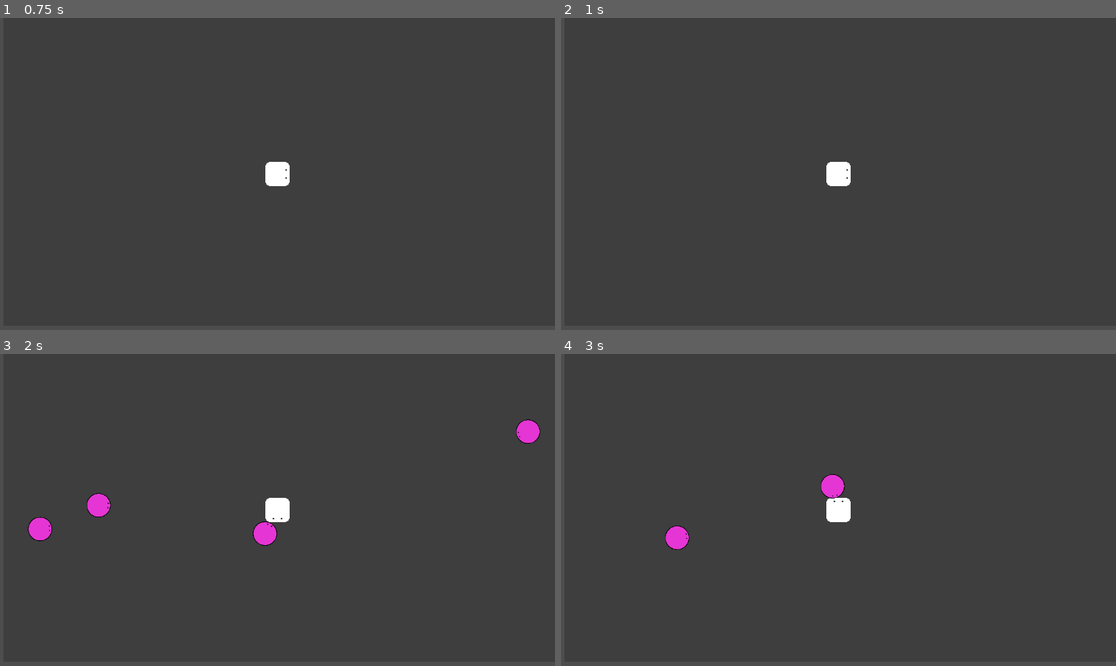
Above: before the commit, frames 1-4 (two rows, left to right).
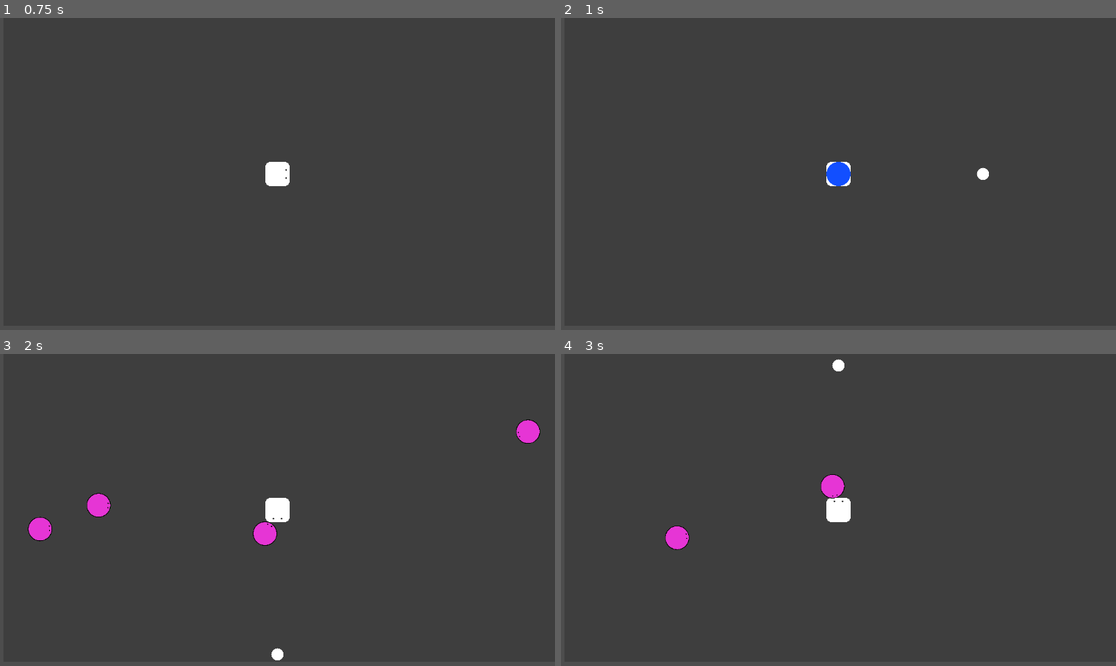
Above: after the commit, the same moments.

Repository: YamatoRyukyu/Unordered
Game: Godot game, scene res://Scenes/survive_game.tscn
Two runs of this game, one before a commit and one after it. Both use one fixed random seed, a clock stepped at 60 frames per second and the inputs below. Before the commit the project has no main scene; this scene is started directly in both runs.
Inputs:
- Up to frame 1 (0.75 s): tap Enter at 0.5 s; hold Right (move_right) from 0.53 s (still down)
- Up to frame 2 (1 s): keep holding Right (move_right)
- Up to frame 3 (2 s): release Right (move_right) at 1.28 s; hold Down (move_down) from 1.28 s (still down)
- Up to frame 4 (3 s): release Down (move_down) at 2.03 s; hold Right (move_right) 2.03-2.78 s; hold Up (move_up) from 2.78 s (still down)

Frame 1 is identical in both runs. In frame 2, 0.3% of the frame differs, in the area x 47-78%, y 46-54%; in frame 3, less than 0.1%; in frame 4, less than 0.1%.

Commit message:
[fix]action base complete

Diff:
--- /dev/null
+++ b/Datas/Action_Data.gd
@@ -0,0 +1,5 @@
+extends Resource
+class_name ActionData
+
+@export var name:String
+@export var action_scene:PackedScene
--- /dev/null
+++ b/Scenes/ActionDatas/Canon/canon.gd
@@ -0,0 +1,23 @@
+extends Area2D
+
+@export var base_attack_distance:float
+@export var attack_speed: float
+
+var marker
+var canon_ball
+
+func _ready() -> void:
+	marker =$TargetPoint
+	canon_ball =$CollisionShape2D
+
+	set_attack_distance()
+
+func set_attack_distance():
+	marker.position.x = base_attack_distance
+
+func _physics_process(delta):
+	var direction = (marker.global_position - canon_ball.global_position).normalized()
+	canon_ball.global_position += direction * attack_speed * get_process_delta_time()
+
+	if canon_ball.position.x >= base_attack_distance:
+		queue_free()
--- /dev/null
+++ b/Scenes/ActionDatas/Canon/canon.tres
@@ -0,0 +1,10 @@
+[gd_resource type="Resource" script_class="ActionData" load_steps=3 format=3 uid="uid://c8176ogcufrhg"]
+
+[ext_resource type="Script" uid="uid://cqwhybigt83k6" path="res://Datas/Action_Data.gd" id="1_1rkpc"]
+[ext_resource type="PackedScene" uid="uid://cdocjwcng03st" path="res://Scenes/ActionDatas/Canon/canon_ball.tscn" id="1_wbip4"]
+
+[resource]
+script = ExtResource("1_1rkpc")
+name = "Canon"
+action_scene = ExtResource("1_wbip4")
+metadata/_custom_type_script = "uid://cqwhybigt83k6"
--- /dev/null
+++ b/Scenes/ActionDatas/Canon/canon_ball.tscn
@@ -0,0 +1,28 @@
+[gd_scene load_steps=4 format=3 uid="uid://cdocjwcng03st"]
+
+[ext_resource type="Texture2D" uid="uid://cvb3hj6o5l215" path="res://Pictures/circul.png" id="1_ffy4o"]
+[ext_resource type="Script" uid="uid://blrn1pynskhhu" path="res://Scenes/ActionDatas/Canon/canon.gd" id="1_gsoyl"]
+
+[sub_resource type="CircleShape2D" id="CircleShape2D_gsoyl"]
+radius = 255.50146
+
+[node name="canon" type="Area2D"]
+scale = Vector2(0.1, 0.1)
+collision_layer = 8
+collision_mask = 4
+script = ExtResource("1_gsoyl")
+base_attack_distance = 3000.0
+attack_speed = 2500.0
+
+[node name="CollisionShape2D" type="CollisionShape2D" parent="."]
+shape = SubResource("CircleShape2D_gsoyl")
+
+[node name="Sprite2D" type="Sprite2D" parent="CollisionShape2D"]
+modulate = Color(0.0701452, 0.30794674, 1, 1)
+texture = ExtResource("1_ffy4o")
+
+[node name="TargetPoint" type="Marker2D" parent="."]
+
+[node name="Sprite2D" type="Sprite2D" parent="TargetPoint"]
+scale = Vector2(0.5, 0.5)
+texture = ExtResource("1_ffy4o")
--- a/Scenes/Mobs/mob.tscn
+++ b/Scenes/Mobs/mob.tscn
@@ -8,6 +8,8 @@
 
 [node name="Mob" type="CharacterBody2D"]
 scale = Vector2(0.1, 0.1)
+collision_layer = 4
+collision_mask = 11
 motion_mode = 1
 script = ExtResource("1_oe7hw")
 
--- a/Scenes/Player/Player.tscn
+++ b/Scenes/Player/Player.tscn
@@ -1,14 +1,19 @@
-[gd_scene load_steps=4 format=3 uid="uid://wstvskhsbghf"]
+[gd_scene load_steps=6 format=3 uid="uid://wstvskhsbghf"]
 
 [ext_resource type="Script" uid="uid://1v7qu01cyhbb" path="res://Scenes/Player/player.gd" id="1_ft8w5"]
 [ext_resource type="Texture2D" uid="uid://dt7i5xnuxjimg" path="res://Pictures/player.png" id="1_s0eop"]
+[ext_resource type="Resource" uid="uid://c8176ogcufrhg" path="res://Scenes/ActionDatas/Canon/canon.tres" id="2_h54ih"]
+[ext_resource type="PackedScene" uid="uid://dgp1yv70wg6f6" path="res://Scenes/action_generator.tscn" id="3_h54ih"]
 
 [sub_resource type="RectangleShape2D" id="RectangleShape2D_ft8w5"]
 size = Vector2(501, 498)
 
 [node name="Player" type="CharacterBody2D"]
+collision_layer = 2
+collision_mask = 21
 motion_mode = 1
 script = ExtResource("1_ft8w5")
+action_resources = Array[Resource]([ExtResource("2_h54ih")])
 
 [node name="CollisionShape2D" type="CollisionShape2D" parent="."]
 position = Vector2(-0.5, 0)
@@ -18,3 +23,10 @@
 texture = ExtResource("1_s0eop")
 
 [node name="Camera2D" type="Camera2D" parent="."]
+
+[node name="ActionTimer" type="Timer" parent="."]
+autostart = true
+
+[node name="action_area" parent="." instance=ExtResource("3_h54ih")]
+
+[connection signal="timeout" from="ActionTimer" to="." method="_on_action_timer_timeout"]
--- a/Scenes/Player/player.gd
+++ b/Scenes/Player/player.gd
@@ -1,4 +1,14 @@
 extends CharacterBody2D
+
+@export var action_resources: Array[Resource]
+var action_index
+var action_len
+
+func _ready() -> void:
+	$ActionTimer.wait_time = 1.0
+	action_index =0
+	action_len =1
+
 
 func _physics_process(delta):
 	var direction = Input.get_vector("move_left", "move_right","move_up", "move_down")
@@ -9,3 +19,10 @@
 	# if some input is existing
 	if direction != Vector2.ZERO:
 		rotation = direction.angle()
+
+func call_action():
+	$action_area.generate_action(action_resources[action_index])
+	action_index = (action_index +1)%action_len
+
+func _on_action_timer_timeout() -> void:
+	call_action()
--- /dev/null
+++ b/Scenes/action_generator.tscn
@@ -0,0 +1,6 @@
+[gd_scene load_steps=2 format=3 uid="uid://dgp1yv70wg6f6"]
+
+[ext_resource type="Script" uid="uid://ct27rf1c11a4" path="res://Scripts/action_area.gd" id="1_bcmxc"]
+
+[node name="action_area" type="Node2D"]
+script = ExtResource("1_bcmxc")
--- /dev/null
+++ b/Scripts/action_area.gd
@@ -0,0 +1,9 @@
+extends Node2D
+
+func generate_action(action_data: ActionData):
+	var action_scene: PackedScene = action_data.action_scene
+
+	var action_instance = action_scene.instantiate()
+	action_instance.global_position = global_position
+	action_instance.global_rotation = global_rotation
+	get_tree().root.add_child(action_instance)
--- a/project.godot
+++ b/project.godot
@@ -11,6 +11,7 @@
 [application]
 
 config/name="Unordered"
+run/main_scene="uid://7iibam0arwit"
 config/features=PackedStringArray("4.5", "GL Compatibility")
 config/icon="res://icon.svg"
 
@@ -41,6 +42,14 @@
 ]
 }
 
+[layer_names]
+
+2d_physics/layer_1="Wall"
+2d_physics/layer_2="Player"
+2d_physics/layer_3="Enemy"
+2d_physics/layer_4="Player's Attack"
+2d_physics/layer_5="Enemy's Attack"
+
 [rendering]
 
 renderer/rendering_method="gl_compatibility"
Not shown, added: Datas/Action_Data.gd.uid
Binary file added: Pictures/circul.png
Not shown, added: Pictures/circul.png.import
Not shown, added: Scenes/ActionDatas/Canon/canon.gd.uid
Not shown, added: Scripts/action_area.gd.uid
